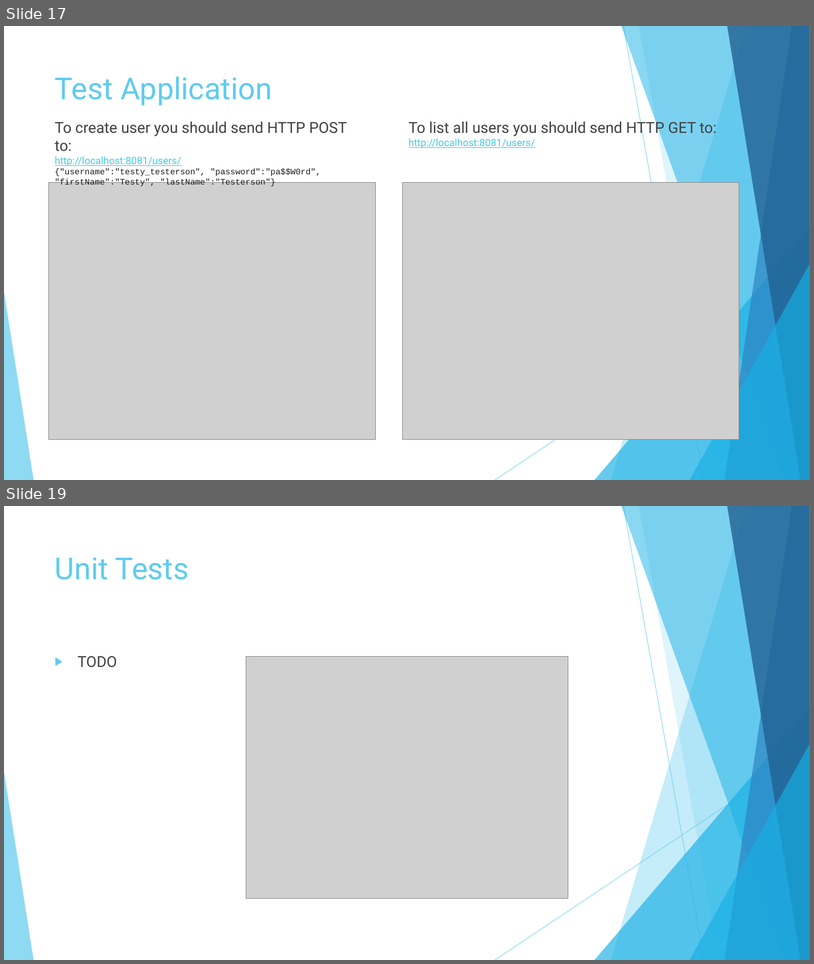
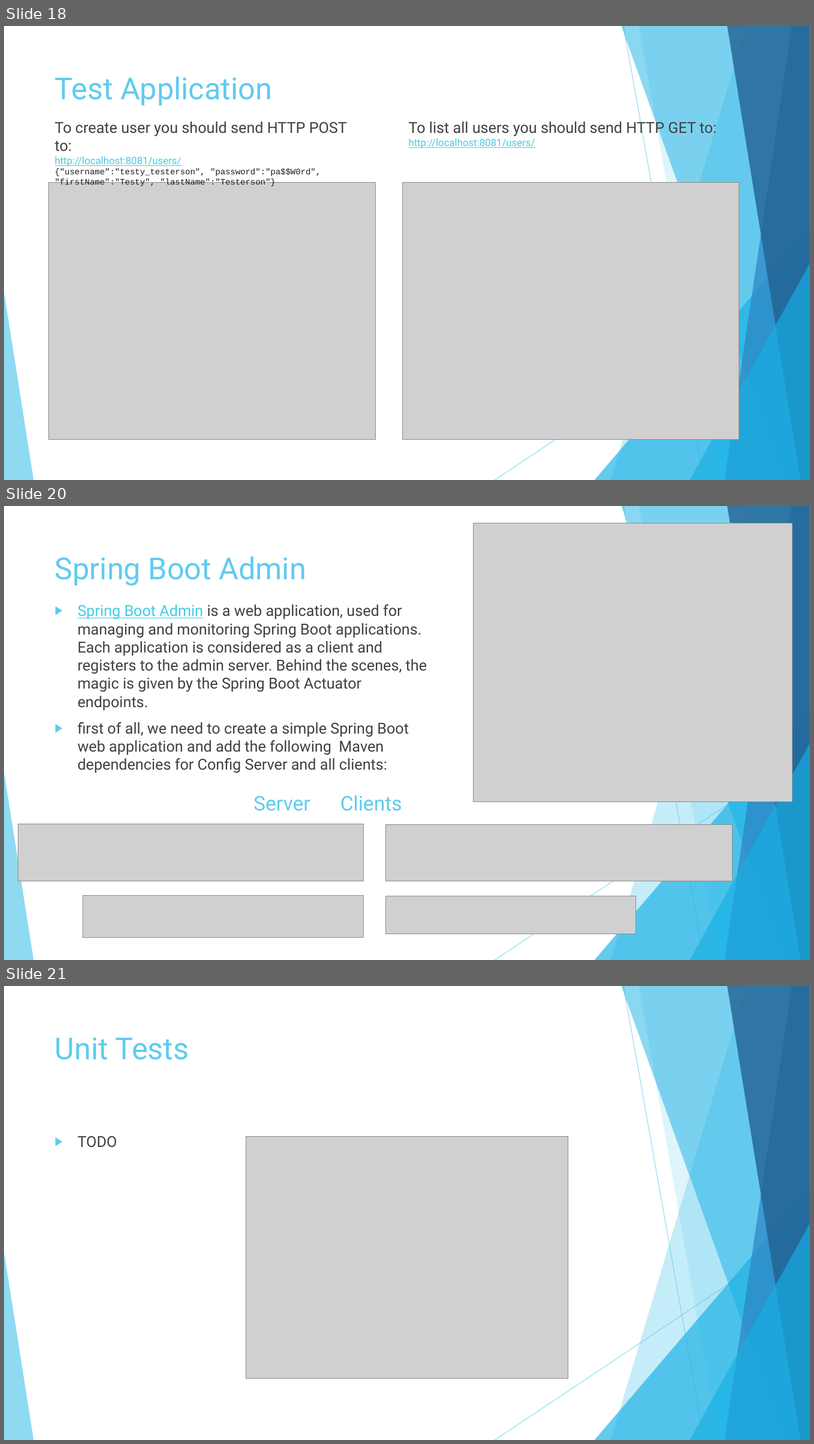
Before and after one commit to vlytsus/springboot-cloud-demo-one, a slide deck: docs/Introduction_To_Microservices_Part_2_boot.pptx. Shown one above the other, each under a label of ours: slides 17 and 19 before the commit, slides 18, 20 and 21 after it; the slides between them are not shown. The pictures are 814x964 and 814x1444 pixels, drawn with LibreOffice and Linux fonts; fonts in the diff are those of the drawing; grey boxes stand for pictures. Boxes give left, top, right and bottom in pixels: in the first picture for what was removed or moved away, otherwise in the second. Text is boxed around its words. In the diff, an @@ line names an element or a change of style, - is before the commit and + after.

```diff
--- a/docs/Introduction_To_Microservices_Part_2_boot.pptx
+++ b/docs/Introduction_To_Microservices_Part_2_boot.pptx
@@ slide 20 added at box(4, 506, 810, 960), background #FFFFFF; not listed: 10 template elements that a slide beside it also shows @@
@@ picture added at box(473, 523, 793, 802) @@
@@ title added at box(55, 556, 306, 586), 36 pt, text #5FCBEF @@
+Spring Boot Admin
@@ text added at box(78, 604, 427, 773), 18 pt, text #404040 @@
+▶ Spring Boot Admin is a web application, used for managing and monitoring Spring Boot applications. Each application is considered as a client and registers to the admin server. Behind the scenes, the magic is given by the Spring Boot Actuator endpoints.
+▶ first of all, we need to create a simple Spring Boot web application and add the following Maven dependencies for Config Server and all clients:
@@ group added at box(18, 795, 733, 937): 4 pictures, 1 text @@
+Server Clients
@@ what was slide 17 is now slide 18 @@
@@ what was slide 19 is now slide 21 @@
```
Also in this commit, not shown: 3 slides changed, 1 other slide added, 1 other file.
